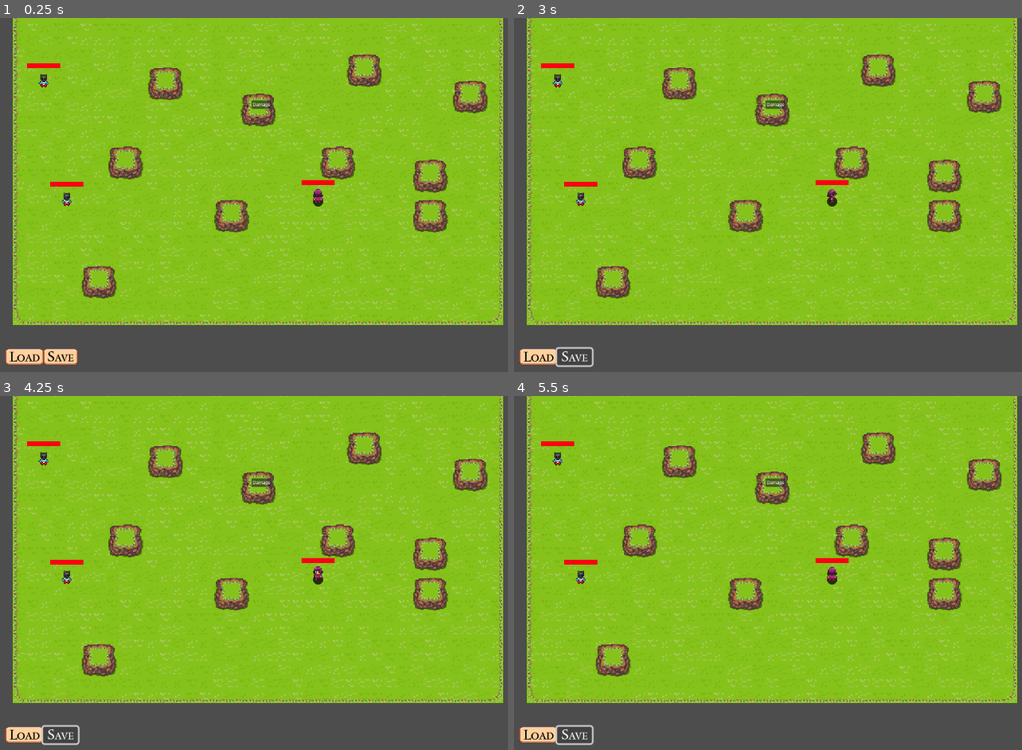
Above: before the commit, frames 1-4 (two rows, left to right).
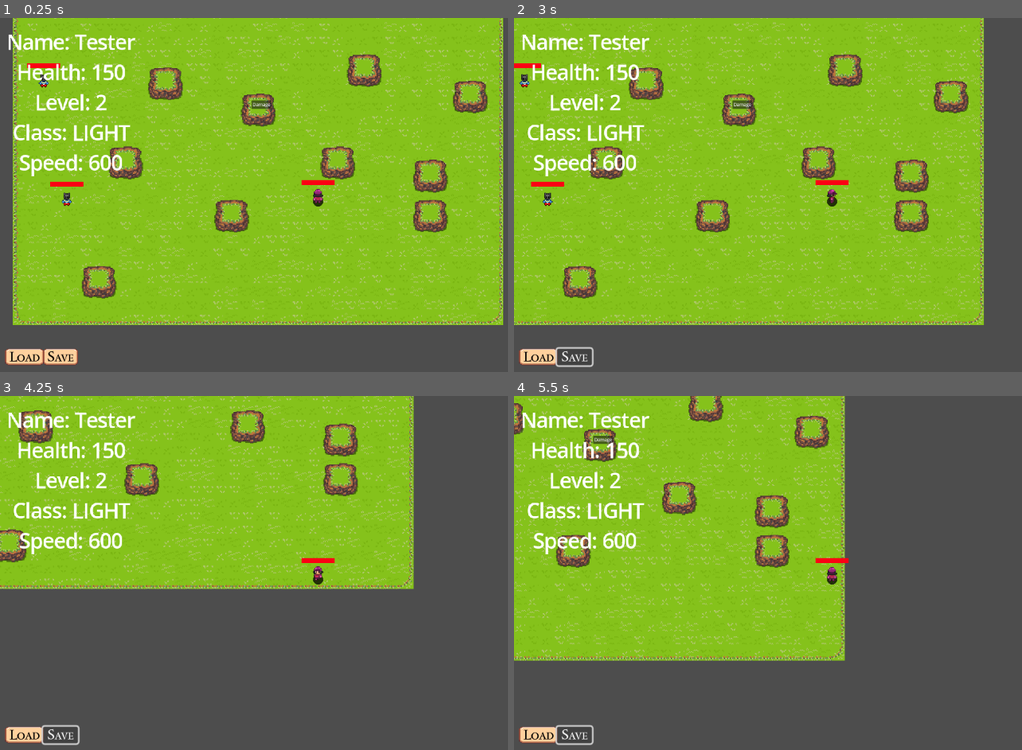
Above: after the commit, the same moments.

Repository: Leonardo-1511/GameProject
Game: Godot game, scene res://world.tscn
The game is run twice, just before and just after one commit, with the same random seed, the same clock (stepped at 60 frames per second) and the same inputs.
Inputs:
- Up to frame 1 (0.25 s): no input
- Up to frame 2 (3 s): click "Damage" at 0.5 s; click "Load" at 1.25 s; click "Save" at 2 s; hold D (Right) from 2.78 s (still down)
- Up to frame 3 (4.25 s): release D (Right) at 3.53 s; hold S (Down) from 3.53 s (still down)
- Up to frame 4 (5.5 s): release S (Down) at 4.28 s; hold D (Right) 4.28-5.03 s; hold W (Up) from 5.03 s (still down)

The runs differ from the first frame. In frame 1, 2.2% of the frame differs, in the area x 1-27%, y 4-45%; in frame 2, 28%; in frame 3, 54%, in the area x 0-100%, y 0-87%; in frame 4, 51%.
Error before the commit: Invalid access to property or key 'speed' on a base object of type 'Resource (CharacterResource)'. (res://Player/Player.gd:9)

Commit message:
Split Speed into BaseSpeed and Speed.
Also created easier to use SaveManager function for loading Resources.

Diff:
--- a/Enemy/enemy.tscn
+++ b/Enemy/enemy.tscn
@@ -27,7 +27,7 @@
 name = ""
 max_health = 25.0
 health = 25.0
-speed = 450.0
+base_speed = 500.0
 
 [sub_resource type="Resource" id="Resource_30ld7"]
 script = ExtResource("4_udx3m")
--- a/Player/EntityClass.gd
+++ b/Player/EntityClass.gd
@@ -11,6 +11,7 @@
 
 # INFO: Prints what Entity Type the Object is. (remove later)
 func _ready() -> void: ## Calls a specific function depending on what type this Entity is (ex. _player() for PLAYER).
+	properties.speed = properties.base_speed
 	match entity_type:
 		"PLAYER": print("player"); _player()
 		"ENEMY": print("enemy"); _enemy()
--- a/Player/Player.gd
+++ b/Player/Player.gd
@@ -7,6 +7,7 @@
 		0: pass			 # Medium Class
 		1: properties.speed *= 0.8  # Heavy class
 		2: properties.speed *= 1.2  # Light Class
+	print(properties.speed)
 
 	var player_stats := get_node("Camera2D/PlayerStats")
 	var text := "Name: %s\nHealth: %s\nLevel: %s\nClass: %s\nSpeed: %s" % [properties.name, properties.health, properties.character_level, properties.characterClass.keys()[properties.character_class], properties.speed]
@@ -40,10 +41,12 @@
 	return ["PlayerSave", player_save]
 
 func load_character() -> void:
-	var resource: PlayerSaveResource = save_manager.loaded_files["PlayerSave"].duplicate(true)
+	var resource: PlayerSaveResource = save_manager.get_resource("PlayerSave")
+	if not resource: return
 	properties = resource.character
 	transform = resource.position
 	# INFO: This Prints the stats from PlayerSaveResource
-	print(resource.character)
+	print(resource.stats)
+	super._ready()
 	_update_after_load()
 	return
--- a/Resources/EntityResource.gd
+++ b/Resources/EntityResource.gd
@@ -8,3 +8,4 @@
 	set(new_val):
 		health = clampf(new_val, 0, max_health)
 @export var base_speed: float = 500 ## Speed for the Character without modifiers.
+var speed ## The actual Speed, with modifiers. Changed within code (esp. classes modifier)
--- a/Scripts/SaveManager.gd
+++ b/Scripts/SaveManager.gd
@@ -34,3 +34,8 @@
 		if not resource[1] is Resource: # Check if the value in the array is an Object (aka Resource).
 			continue
 		ResourceSaver.save(resource[1], "user://save/%s" % [resource[0]+file_extension])
+
+func get_resource(resource_name: String) -> Resource: ## Gets and Duplicates one of the loaded named Resources if it exists, otherwise returns null.
+	if resource_name in loaded_files:
+		return loaded_files[resource_name].duplicate(true)
+	return null
--- a/world.tscn
+++ b/world.tscn
@@ -9,15 +9,15 @@
 [ext_resource type="StyleBox" uid="uid://b8g44bngamvhf" path="res://assets/Tiny Wonder UI Free/new_style_box_texture.tres" id="6_qqmrs"]
 [ext_resource type="PackedScene" uid="uid://beb54ffl56cao" path="res://Enemy/enemy.tscn" id="8_b378p"]
 
-[sub_resource type="Resource" id="Resource_f4bal"]
+[sub_resource type="Resource" id="Resource_qjdxc"]
 script = ExtResource("3_5444a")
 character_class = 2
-mana_level = 5
-character_level = 5
+mana_level = 2
+character_level = 2
 name = "Tester"
-max_health = 25.0
-health = 25.0
-speed = 500.0
+max_health = 150.0
+health = 150.0
+base_speed = 500.0
 
 [sub_resource type="Resource" id="Resource_y3y3h"]
 script = ExtResource("4_0jqd5")
@@ -607,7 +607,7 @@
 top_level = true
 position = Vector2(241, 349)
 scale = Vector2(3, 3)
-properties = SubResource("Resource_f4bal")
+properties = SubResource("Resource_qjdxc")
 equipped_weapon = SubResource("Resource_y3y3h")
 
 [node name="Camera2D" type="Camera2D" parent="Player"]
Not shown: 2 places in Enemy/enemy.tscn that only renumber resources
